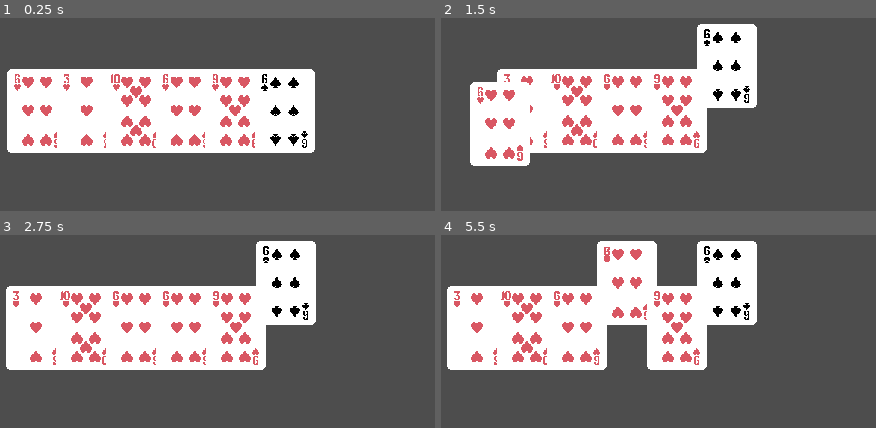
Above: before the commit, frames 1-4 (two rows, left to right).
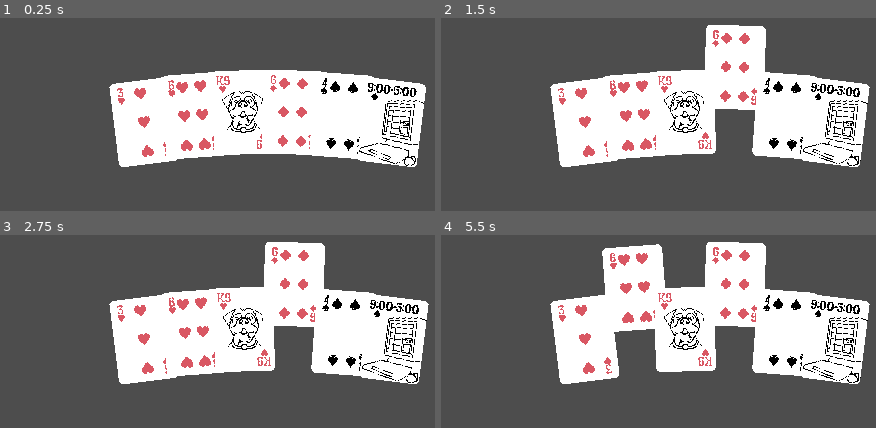
Above: after the commit, the same moments.

Repository: sinoftheta/secret_card_project
Game: Godot game, scene res://main/main.tscn
Two runs of this game, one before a commit and one after it. Both use one fixed random seed, a clock stepped at 60 frames per second and the inputs below.
Inputs (mouse positions are in pixels of both pictures, inside the frame that each line leads up to):
- Up to frame 1 (0.25 s): no input
- Up to frame 2 (1.5 s): move the mouse to (723, 93) at 0.52 s; click (723, 93) at 0.67 s; drag from (458, 129) to (554, 183) at 1.27 s
- Up to frame 3 (2.75 s): move the mouse to (208, 250) at 2.02 s; click (208, 250) at 2.17 s
- Up to frame 4 (5.5 s): tap Enter at 2.75, 4.25 s; drag from (554, 400) to (outside the picture) at 2.77 s; tap Space at 3.5, 5 s; move the mouse to (775, 383) at 3.52 s; click (775, 383) at 3.67 s; drag from (outside the picture) to (488, 238) at 4.27 s; move the mouse to (615, 329) at 5.02 s; click (615, 329) at 5.17 s

The runs differ from the first frame. In frame 1, 29% of the frame differs, in the area x 1-98%, y 26-78%; in frame 2, 29%; in frame 3, 31%; in frame 4, 32%, in the area x 1-99%, y 3-78%.

Commit message:
added some special cards

Diff:
--- a/card/card.gd
+++ b/card/card.gd
@@ -4,6 +4,8 @@
 
 const SELECT_THRESHOLD:int = 10 ## this will go in options
 const HAND_WIDTH:float = 400
+
+const MAX_ANGLE:float = deg_to_rad(17)
 #region Game Logic
 var id:Constants.CardID:
 	set(value):
@@ -35,7 +37,10 @@
 func _draw() -> void:
 	draw_circle(Vector2(0, 56), 5, (%Interaction as ColorRect).color)
 func _process(delta: float) -> void:
+	var p:float = (float(get_index()) + 0.5 - float(get_parent().get_child_count()) * 0.5) / float(get_parent().get_child_count())
+
 	position.x = float(get_index()) / float(get_parent().get_child_count()) * HAND_WIDTH
+	var angle:float = p * MAX_ANGLE
 
 	## NOTE: render.top_level == true
 	if dragged:
@@ -47,8 +52,11 @@
 			minf(delta * 16.0,1.0)
 		)
 
+		#(%Render as Node2D).rotation = lerp
+
 		## check if we need to re-arrange the card orders
 		var hovered_index:int = clampi(
+			## this is the INVERSE of position.x, defined earlier in _process()
 			int(get_parent().to_local(get_global_mouse_position()).x / HAND_WIDTH * float(get_parent().get_child_count()) + 0.5),
 			0,
 			get_parent().get_child_count() - 1
@@ -63,11 +71,17 @@
 			selected_offset = Vector2(0,-60) * global_scale.x
 		else:
 			selected_offset = Vector2(0,0)
+		var curve_offset:Vector2 = -p * p * Vector2(0,-60)
 		(%Render as Node2D).position = lerp(
 			(%Render as Node2D).position,
-			global_position + selected_offset,
+			global_position + selected_offset + curve_offset,
 			minf(delta * 16.0,1.0)
 		)
+	(%Render as Node2D).rotation = lerp(
+		(%Render as Node2D).rotation,
+		angle,
+		minf(delta * 16.0,1.0)
+	)
 
 var dragged:bool
 var drag_point:Vector2
--- a/core/card_data.gd
+++ b/core/card_data.gd
@@ -3,7 +3,7 @@
 
 var title:String
 var suits :Array[Constants.Suit]
-var values:Array[int]
+var ranks:Array[int]
 var description:String
 var shop_rarity:Constants.ShopRarity
 var texture:Texture
@@ -17,7 +17,7 @@
 func _init(
 	_title:String,
 	_suits :Array[Constants.Suit],
-	_values:Array[int],
+	_ranks:Array[int],
 	_description:String,
 	_shop_rarity:Constants.ShopRarity,
 	_texture:Texture,
@@ -25,7 +25,7 @@
 ) -> void:
 	title       = _title
 	suits       = _suits
-	values      = _values
+	ranks      = _ranks
 	description = _description
 	shop_rarity = _shop_rarity
 	texture       = _texture
--- a/core/constants.gd
+++ b/core/constants.gd
@@ -31,80 +31,86 @@
 	d2,d3,d4,d5,d6,d7,d8,d9,dt,dj,dq,dk,da,
 
 	## special 2s
-	snake_eyes,
-	doppelganger, ## on play: clones the first played card (cannot clone itself) (implementation note: doppelganger can clone doppelganger)
-	seeing_double, ## on play: the hand is scored twice
+	#snake_eyes,
+	#doppelganger, ## on play: clones the first played card (cannot clone itself) (implementation note: doppelganger can clone doppelganger)
+	#seeing_double, ## on play: the hand is scored twice
 
 	## special 3s
-	the_crab,
-	three_blind_mice, ## on play: draw three (additional) cards face down
+	#the_crab,
+	#three_blind_mice, ## on play: draw three (additional) cards face down
 
 	## special 4s
-	four_eyes,
-	four_seasons, ## counts as all four suits, no effect, mostly for a tutorial card
-	four_horsemen,
-	four_on_the_floor,
+	#four_eyes,
+	#four_seasons, ## counts as all four suits, no effect, mostly for a tutorial card
+	#four_horsemen,
+	#four_on_the_floor,
 
 	## special 5s
-	high_five,
-	five_finger_discount, ## in hand: gain money from cutting
+	#high_five,
+	#five_finger_discount, ## in hand: gain money from cutting
 
 	## special 6s
-	six_feet_under,
-	watch_my_six, ## on draw: blind pick a six from your deck
+	#six_feet_under,
+	#watch_my_six, ## on draw: blind pick a six from your deck
 
 	## "blind pick" is gonna be the deck selection view but all cards are face down
 	## you can still sort by suit and rank like normal
 
 	## special 7s
-	seven_deadly_sins,
-	lucky_sevens,
+	#seven_deadly_sins,
+	#lucky_sevens,
 
 	## special 8s
-	arachnid,
-	hateful_eight,
+	#arachnid,
+	#hateful_eight,
 	#quads
 
 	## special 9s
-	nine_lives,
+	#nine_lives,
 
 	## special 10s
-	hangin_ten,
+	#hangin_ten,
 
 	## special jacks
-	jack_of_all_trades,
+	#jack_of_all_trades,
 
 	## special queens
-	killer_queen,
+	#killer_queen,
 
 	## special kings
-	king_of_the_hill,
+	#king_of_the_hill,
 
 	## special aces
-	ace_in_the_hole, ## on cut: grants an extra action ## fear not, bill clinton is the democrats ace in the hole
-	ace_up_the_sleeve, ## on discard this card returns to your hand
-	ace_from_space, ## on draw, search your deck for any ace
-	the_last_survivor, ## on play, cuts all other played cards
-	flushed_away, ## an ace that counts as all suits (I could change this to any card)
+	#ace_in_the_hole, ## on cut: grants an extra action ## fear not, bill clinton is the democrats ace in the hole
+	#ace_up_the_sleeve, ## on discard this card returns to your hand
+	#ace_from_space, ## on draw, search your deck for any ace
+	#the_last_survivor, ## on play, cuts all other played cards
+	#flushed_away, ## an ace that counts as all suits (I could change this to any card)
 
 
 
 
 	## multivalued cards
-	nine_to_five,
-	seven_eleven, ## "convinience store"
-	straight_to_the_point, ## counts as all values, gives a bonus if used in a straight
-	one_step_back_two_steps_forward,
-	two_steps_forward_one_step_back,
+	nine_to_five, ## counts as a 9 and a 5
+	major_chord, ## counts as a 1,3, and 5
 	dog, ## counts as a king or a 9, no effect, mostly for tutorial
+
+	#seven_eleven, ## "convinience store"
+	#straight_to_the_point, ## counts as all values, gives a bonus if used in a straight
+	#one_step_back_two_steps_forward,
+	#two_steps_forward_one_step_back,
+
 	## eight six, the initial D car, idk what the effect will be
 
-	fifty_two_card_pickup, ## on play: shuffle all cards in hand into deck, draw the same number of cards into your hand as you had, +1 action (negates the action of playing)
+
+
+	#fifty_two_card_pickup, ## on play: shuffle all cards in hand into deck, draw the same number of cards into your hand as you had, +1 action (negates the action of playing)
 	#twenty_six_keys, counts as a 2 and a six, idk what it does lol
 	## OH MY GOD YOU CAN USE ALL THE TEXAS HOLDEM HOLE CARD NAMES
 }
 
 var base_cards_tex:Texture2D = preload("res://texture/base_cards.png")
+var special_cards_tex:Texture2D = preload("res://texture/special_cards.png")
 var card_data:Dictionary[CardID, CardData] = {
 	CardID.c2:CardData.new("2 of Clubs",     [2],  [Suit.club], "", ShopRarity.unavailable, base_cards_tex, Vector2i(0,0)),
 	CardID.c3:CardData.new("3 of Clubs",     [3],  [Suit.club], "", ShopRarity.unavailable, base_cards_tex, Vector2i(1,0)),
@@ -161,4 +167,8 @@
 	CardID.dq:CardData.new("Queen of Diamonds", [12], [Suit.diamond], "", ShopRarity.unavailable, base_cards_tex, Vector2i(10,3)),
 	CardID.dk:CardData.new("King of Diamonds",  [13], [Suit.diamond], "", ShopRarity.unavailable, base_cards_tex, Vector2i(11,3)),
 	CardID.da:CardData.new("Ace of Diamonds",   [14], [Suit.diamond], "", ShopRarity.unavailable, base_cards_tex, Vector2i(12,3)),
+
+	CardID.dog: CardData.new("Man's Best Friend",     [13,9],  [Suit.heart], "", ShopRarity.unavailable, special_cards_tex, Vector2i(0,0)),
+	CardID.nine_to_five: CardData.new("9:00 to 5:00", [9,5],   [Suit.spade], "", ShopRarity.unavailable, special_cards_tex, Vector2i(1,0)),
+	CardID.major_chord:  CardData.new("Major Chord",  [5,3,1], [Suit.club],  "", ShopRarity.unavailable, special_cards_tex, Vector2i(2,0)),
 }
--- a/core/game_logic.gd
+++ b/core/game_logic.gd
@@ -61,3 +61,10 @@
 	pass
 func _on_enter_round() -> void:
 	pass
+
+
+func search_for_pair(cards:Array[Card]) -> bool:
+	if cards.size() < 2: return false
+
+
+	return false
--- a/main/main.gd
+++ b/main/main.gd
@@ -5,4 +5,9 @@
 	GameLogic.setup_game()
 
 	for card:Card in %Hand.get_children():
-		card.id = randi_range(0,51)
+		var id:int
+		if randi() % 2 == 0:
+			id = randi_range(52,54)
+		else:
+			id = randi_range(0,51)
+		card.id = id
--- a/main/main.tscn
+++ b/main/main.tscn
@@ -9,7 +9,6 @@
 
 [node name="Hand" type="Node2D" parent="."]
 unique_name_in_owner = true
-position = Vector2(-108, -1)
 scale = Vector2(0.75, 0.75)
 metadata/_edit_group_ = true
 
Binary file changed: texture/base_cards.aseprite
Binary file added: texture/special_cards.png
Not shown, added: texture/special_cards.png.import
